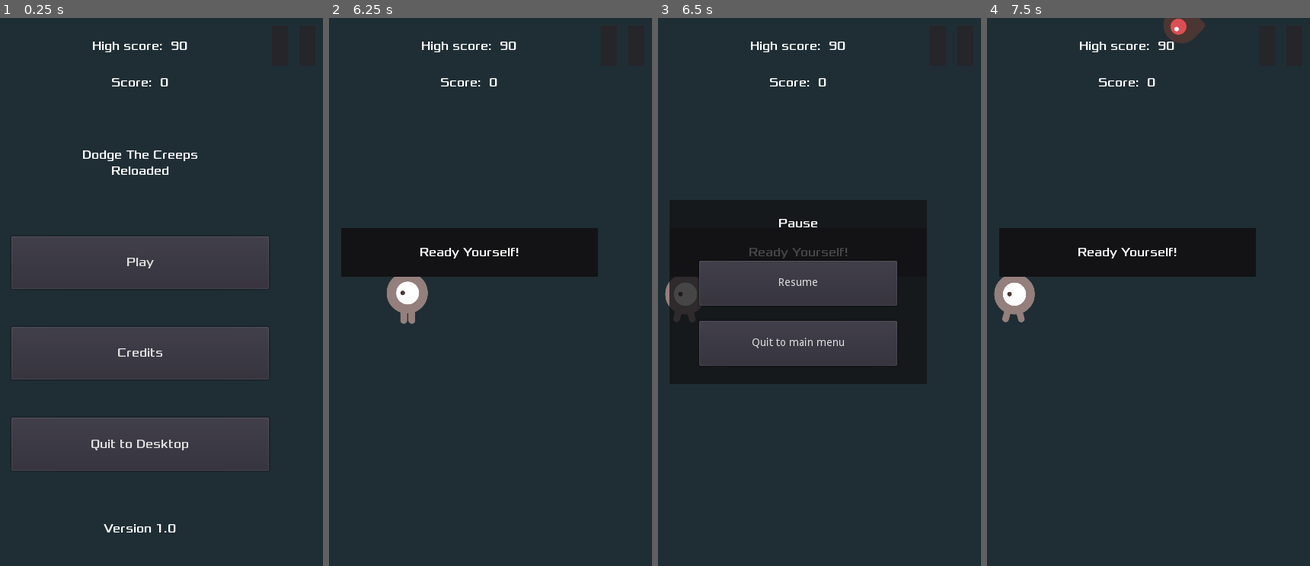
Above: before the commit, frames 1-4 (left to right).
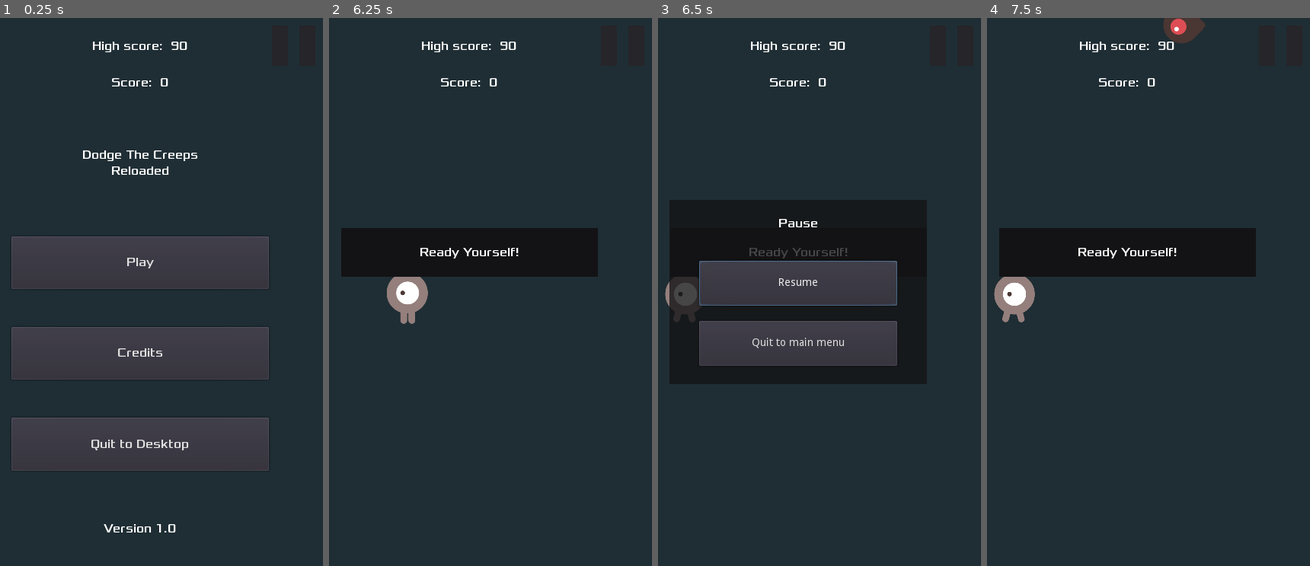
Above: after the commit, the same moments.

Repository: AlixBarreaux/dodge-the-beasties
Game: Godot game, scene res://Scenes/Main.tscn
Same seed, same stepped clock (60 frames per second), same inputs: the game is played once before the commit and once after it.
Inputs (mouse positions are in pixels of both pictures, inside the frame that each line leads up to):
- Up to frame 1 (0.25 s): no input
- Up to frame 2 (6.25 s): click (622, 45) at 0.5 s; click "Play" at 1.25 s; tap Enter at 2 s; hold D (move_right) 2.03-2.78 s; hold S (move_down) 2.78-3.53 s; hold D (move_right) 3.53-4.28 s; hold W (move_up) 4.28-5 s; click "Play Again" at 5 s; tap Space at 5.75 s; hold A (move_left) from 5.78 s (still down)
- Up to frame 3 (6.5 s): keep holding A (move_left); tap Escape (ui_cancel) at 6.4 s
- Up to frame 4 (7.5 s): release A (move_left) at 7.25 s; click "Resume" at 7.25 s

Frames 1-2 are identical in both runs. In frame 3, 0.2% of the frame differs, in the area x 12-75%, y 44-53%; in frame 4, nothing differs.

Commit message:
Add button focus to PauseMenu

Diff:
--- a/Scenes/GUI/PauseMenu.tscn
+++ b/Scenes/GUI/PauseMenu.tscn
@@ -55,6 +55,12 @@
 [node name="ResumeButton" type="Button" parent="Panel/HBoxContainer"]
 margin_right = 260.0
 margin_bottom = 59.0
+focus_neighbour_left = NodePath("../QuitToMainMenuButton")
+focus_neighbour_top = NodePath("../QuitToMainMenuButton")
+focus_neighbour_right = NodePath("../QuitToMainMenuButton")
+focus_neighbour_bottom = NodePath("../QuitToMainMenuButton")
+focus_next = NodePath("../QuitToMainMenuButton")
+focus_previous = NodePath("../QuitToMainMenuButton")
 size_flags_horizontal = 3
 size_flags_vertical = 3
 text = "Resume"
@@ -63,6 +69,12 @@
 margin_top = 79.0
 margin_right = 260.0
 margin_bottom = 138.0
+focus_neighbour_left = NodePath("../ResumeButton")
+focus_neighbour_top = NodePath("../ResumeButton")
+focus_neighbour_right = NodePath("../ResumeButton")
+focus_neighbour_bottom = NodePath("../ResumeButton")
+focus_next = NodePath("../ResumeButton")
+focus_previous = NodePath("../ResumeButton")
 size_flags_horizontal = 3
 size_flags_vertical = 3
 text = "Quit to main menu"
--- a/Scripts/GUI/pause_menu.gd
+++ b/Scripts/GUI/pause_menu.gd
@@ -9,6 +9,7 @@
 
 # Node References
 onready var panel: Panel = $Panel
+onready var resume_button: Button = $Panel/HBoxContainer/ResumeButton
 
 
 # ---------------------- RUN CODE ---------------------
@@ -76,6 +77,7 @@
 func show_menu() -> void:
 	panel.show()
 	self.set_mouse_filter(MOUSE_FILTER_STOP)
+	resume_button.grab_focus()
 	is_menu_shown = true
 	return
 
